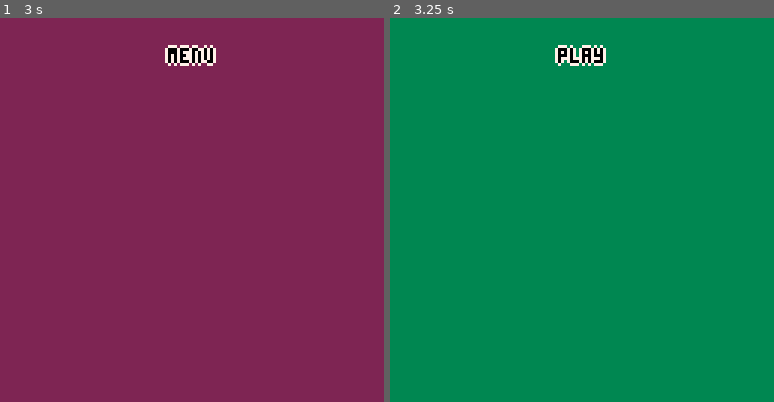
Above: before the commit, frames 1-2 (left to right).
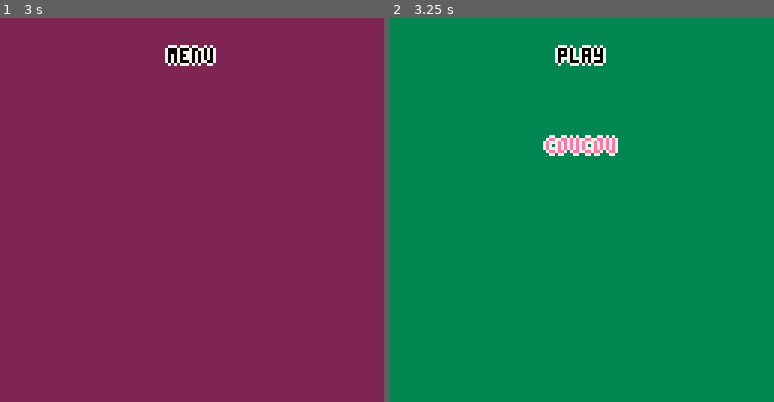
Above: after the commit, the same moments.

Repository: escargames/Anthrax
Game: PICO-8 cartridge Anthrax.p8
Two runs of this game, one before a commit and one after it. Both use one fixed random seed, a clock stepped at 60 frames per second and the inputs below.
Inputs:
- Up to frame 1 (3 s): hold Right 1.6-2.1 s; hold Right from 2.47 s (still down)
- Up to frame 2 (3.25 s): release Right at 3.03 s; hold Left from 3.08 s (still down)

Frame 1 is identical in both runs. In frame 2, 0.9% of the frame differs, in the area x 39-60%, y 30-36%.

Commit message:
RIP drawplay

Diff:
--- a/Anthrax.p8
+++ b/Anthrax.p8
@@ -2,8 +2,8 @@
 version 16
 __lua__
 config = {
-    menu = {bg = 2, tl = "menu"},
-    play = {bg = 3, tl = "play"}
+    menu = {bg = 2, tl = "menu", draw = function() end},
+    play = {bg = 3, tl = "play", draw = 0}
 }
 
 function _init()
@@ -32,6 +32,7 @@
 function _draw()
   cls(config[state].bg)
   cprint(config[state].tl, 10)
+  config[state].draw()
 end
 
 function cprint(text, y, color)
@@ -43,5 +44,9 @@
   print(text, x, y, color)
 end
 
+config.play.draw = function ()
+  cprint("coucou", 40, 14)
+end
 
 
+
